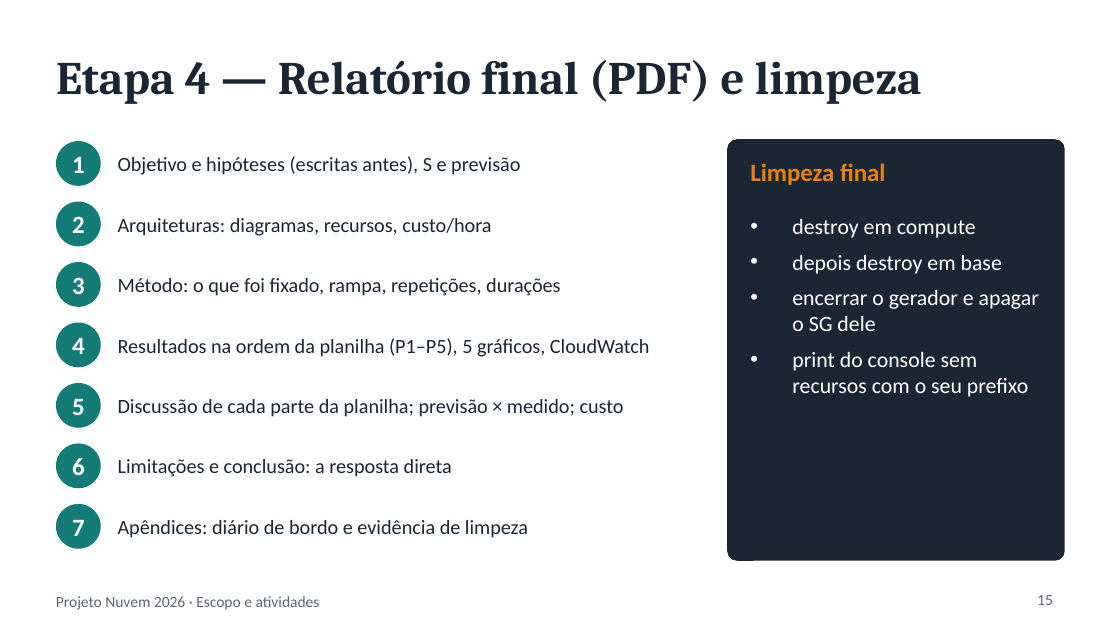
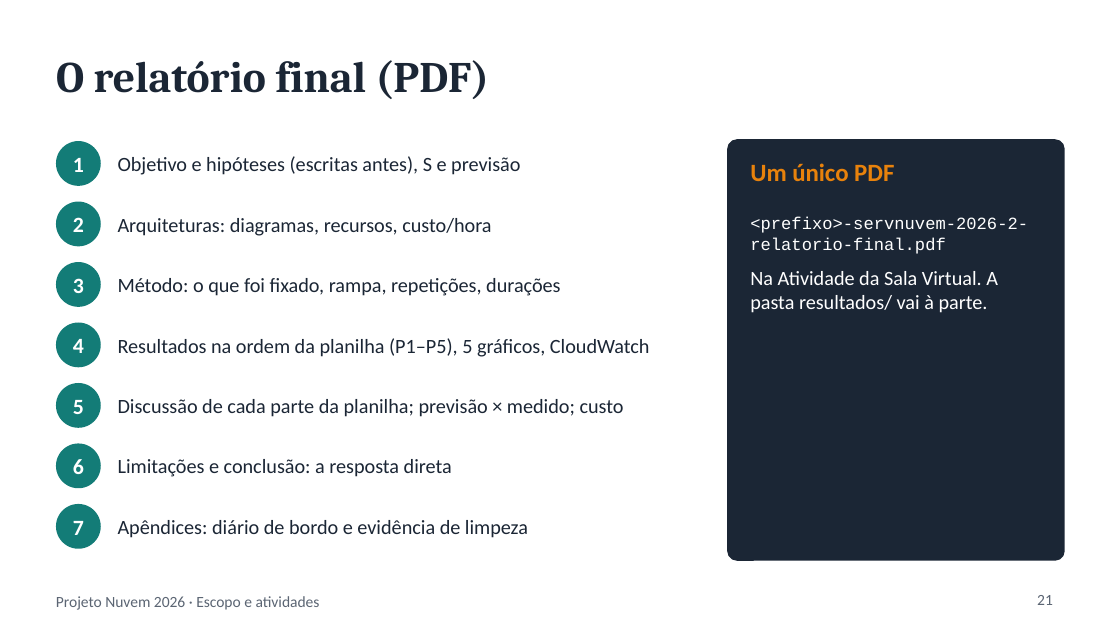
Before and after one commit to emadruga/projeto-aws-chatbot, a slide deck: slide 21 of docs/slides/ESCOPO_E_ATIVIDADES.pptx (slide 15 before the commit). Drawn at 1120x630 pixels with LibreOffice and Linux fonts; fonts in the diff are those of the drawing. Boxes give left, top, right and bottom in pixels: in the first picture for what was removed or moved away, otherwise in the second. Text is boxed around its words. In the diff, an @@ line names an element or a change of style, - is before the commit and + after.

```diff
--- a/docs/slides/ESCOPO_E_ATIVIDADES.pptx
+++ b/docs/slides/ESCOPO_E_ATIVIDADES.pptx
@@ title at (56, 60, 489, 99): text changed; size 30 to 28 pt @@
-Etapa 4 — Relatório final (PDF) e limpeza
+O relatório final (PDF)
@@ text at (750, 163, 894, 181): text changed @@
-Limpeza final
+Um único PDF
@@ text at (750, 217, 1028, 313): text changed; size 14 to 13 pt @@
-• destroy em compute
-• depois destroy em base
-• encerrar o gerador e apagar o SG dele
-• print do console sem recursos com o seu prefixo
+<prefixo>-servnuvem-2026-2-relatorio-final.pdf
+Na Atividade da Sala Virtual. A pasta resultados/ vai à parte.
@@ page number at (1037, 595, 1053, 605): text changed @@
-15
+21
```
Also in this commit, not shown: 10 other slides changed, 13 slides added, 8 slides removed, 5 other files.
